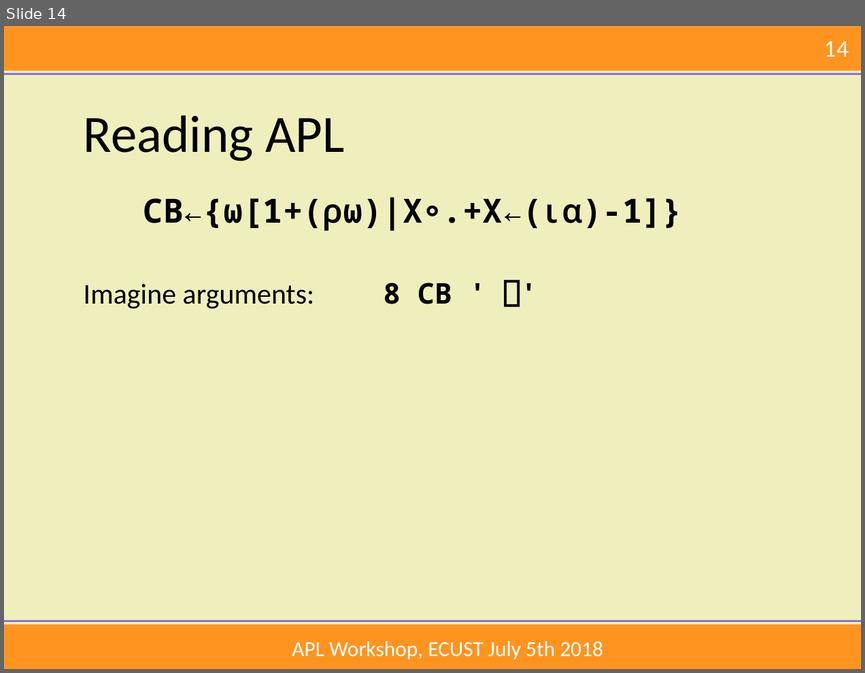
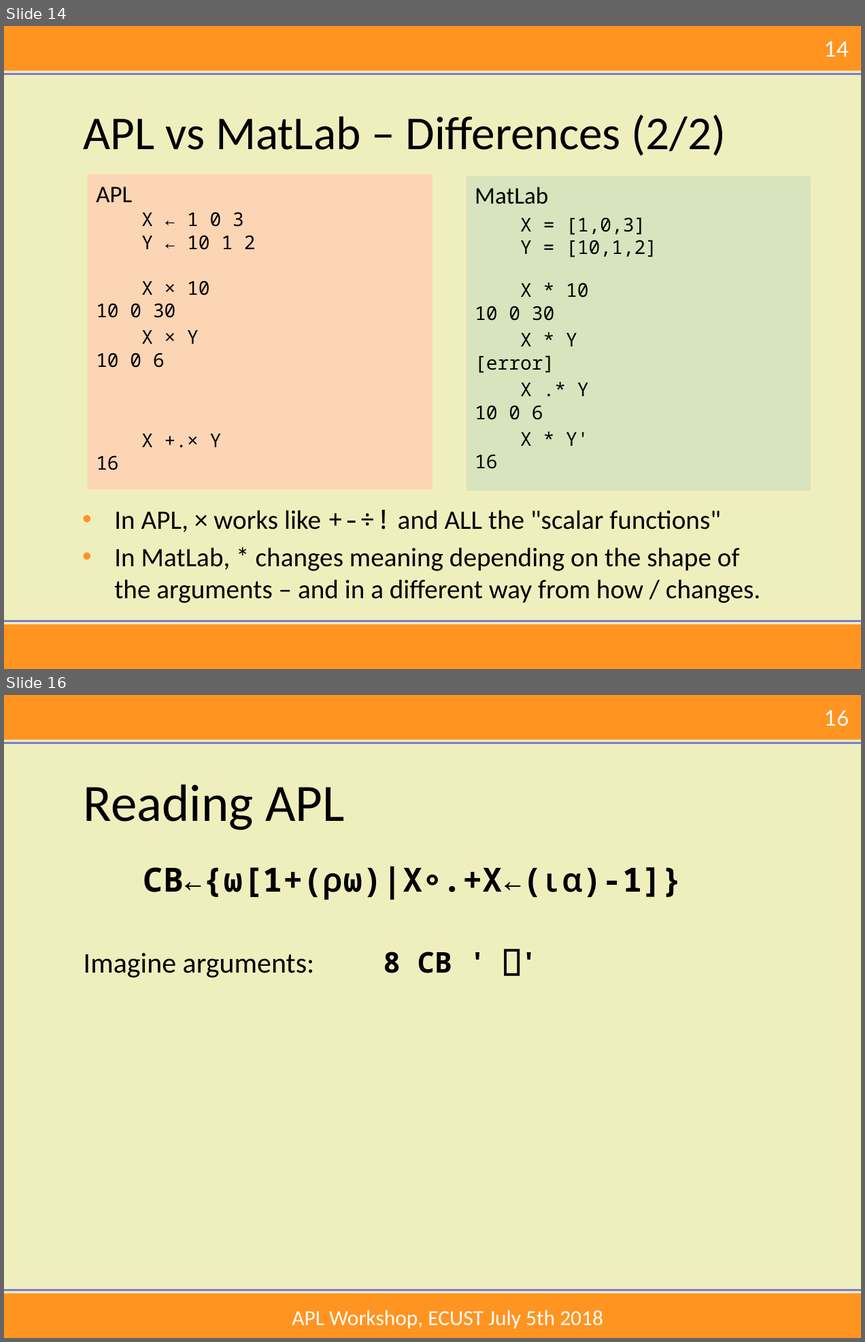
Before and after one commit to mkromberg/ECUST2018, a slide deck: Intro.pptx. Shown one above the other, each under a label of ours: slide 14 before the commit, slides 14 and 16 after it; the slides between them are not shown. The pictures are 865x673 and 865x1342 pixels, drawn with LibreOffice and Linux fonts; fonts in the diff are those of the drawing; background and template pictures are left out. Boxes give left, top, right and bottom in pixels: in the first picture for what was removed or moved away, otherwise in the second. Text is boxed around its words. In the diff, an @@ line names an element or a change of style, - is before the commit and + after.

```diff
--- a/Intro.pptx
+++ b/Intro.pptx
@@ slide 14 added at (4,26,861,669), background #EFEFBE; not listed: 5 template elements that a slide beside it also shows @@
@@ title added at (84,114,725,156), 39.6 pt, text #000000 @@
+APL vs MatLab – Differences (2/2)
@@ rectangle added at (87,174,432,488), fill #FCD5B5, 16 pt, text #000000 @@
+APL
+X ← 1 0 3
+Y ← 10 1 2
+X × 10
+10 0 30
+X × Y
+10 0 6
+X +.× Y
+16
@@ rectangle added at (466,176,810,490), fill #D7E4BD, 16 pt, text #000000 @@
+MatLab
+X = [1,0,3]
+Y = [10,1,2]
+X * 10
+10 0 30
+X * Y
+[error]
+X .* Y
+10 0 6
+X * Y'
+16
@@ text added at (114,509,760,603), 22.4 pt, text #000000 @@
+• In APL, × works like +-÷! and ALL the "scalar functions"
+• In MatLab, * changes meaning depending on the shape of the arguments – and in a different way from how / changes.
@@ what was slide 14 is now slide 16 @@
@@ page number at (824,710,849,726): text changed @@
-14
+16
```
Also in this commit, not shown: 7 slides changed, 4 other slides added, 7 slides removed, 1 other file.
